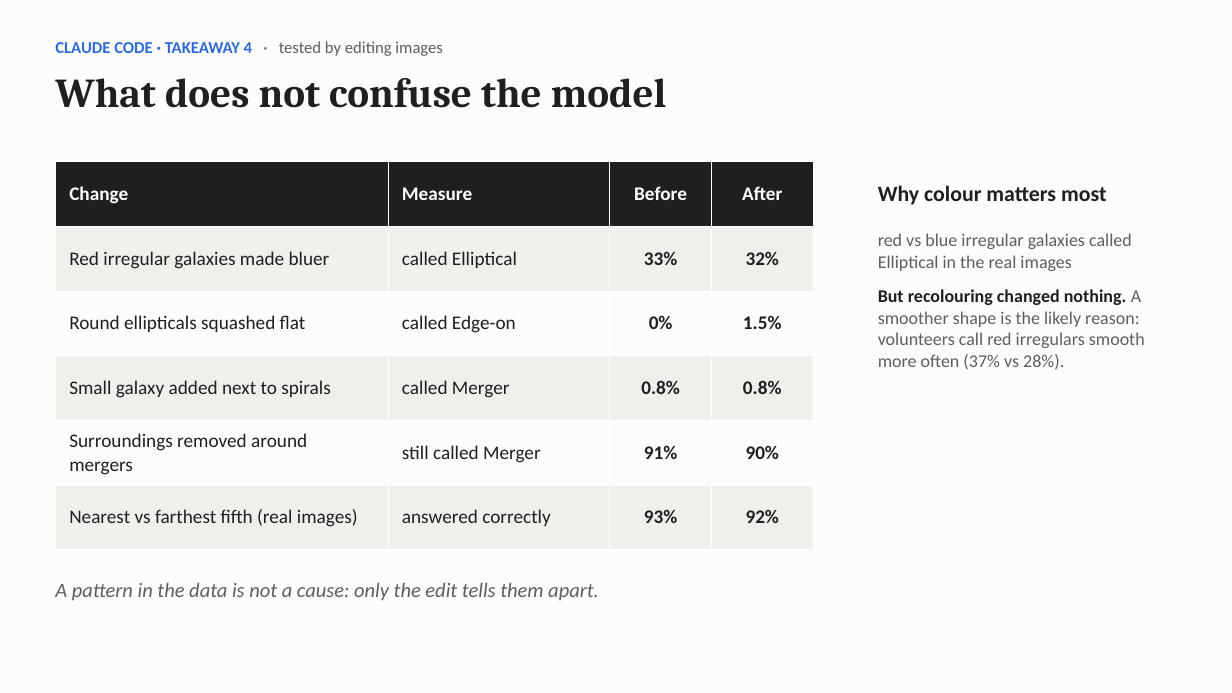
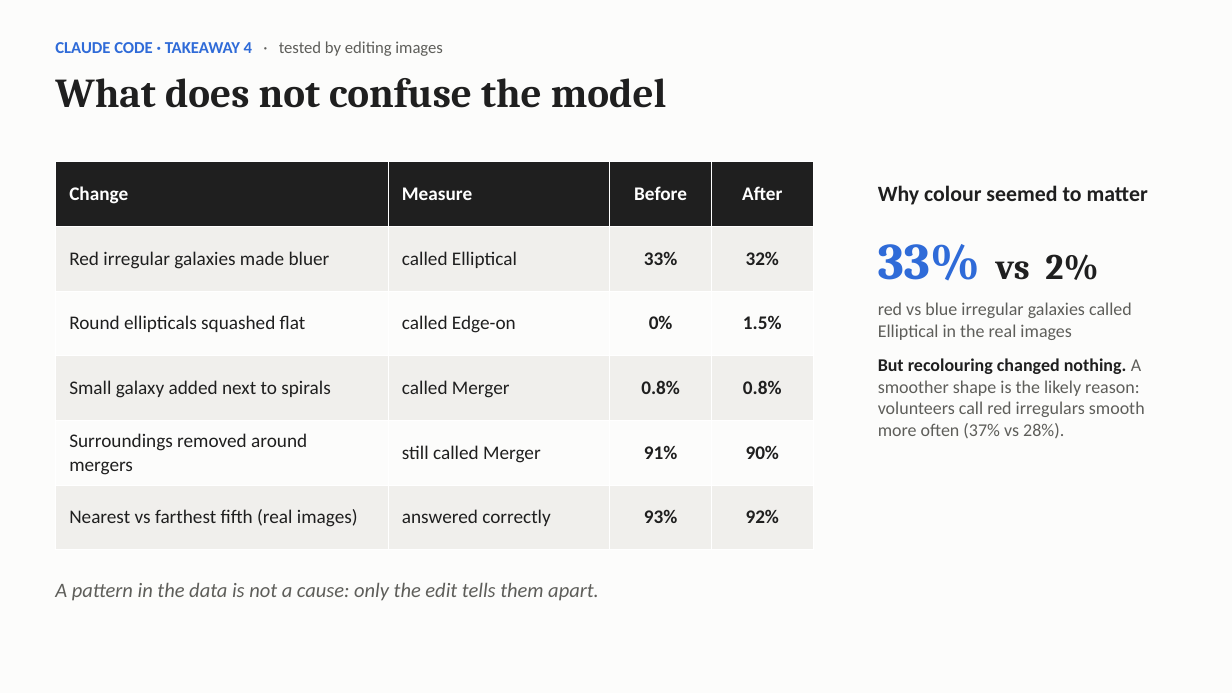
Before and after one commit to zsofiademjen21-lab/ai_and_visualization_two_dimensional_thinkers, a slide deck: slide 17 of presentation.pptx. Drawn at 1232x693 pixels with LibreOffice and Linux fonts; fonts in the diff are those of the drawing. Boxes give left, top, right and bottom in pixels: in the first picture for what was removed or moved away, otherwise in the second. Text is boxed around its words. In the diff, an @@ line names an element or a change of style, - is before the commit and + after.

```diff
--- a/presentation.pptx
+++ b/presentation.pptx
@@ text at (878, 185, 1148, 205): text changed @@
-Why colour matters most
+Why colour seemed to matter
@@ text at (878, 244, 1098, 280): paragraph added @@
+33% vs 2%
```
Also in this commit, not shown: 3 other slides changed, 1 other file.
